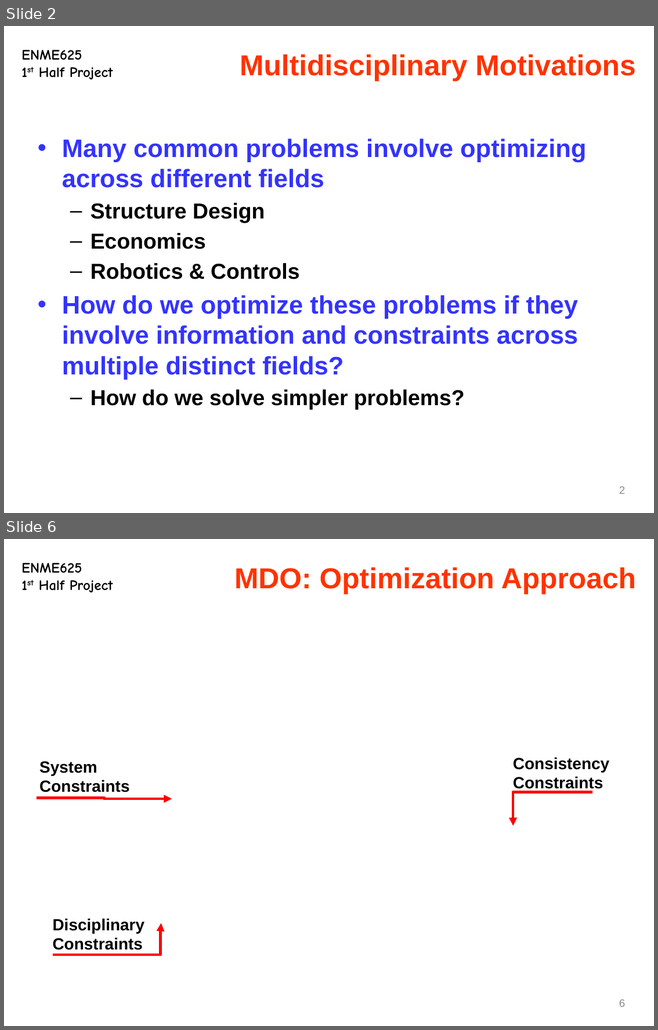
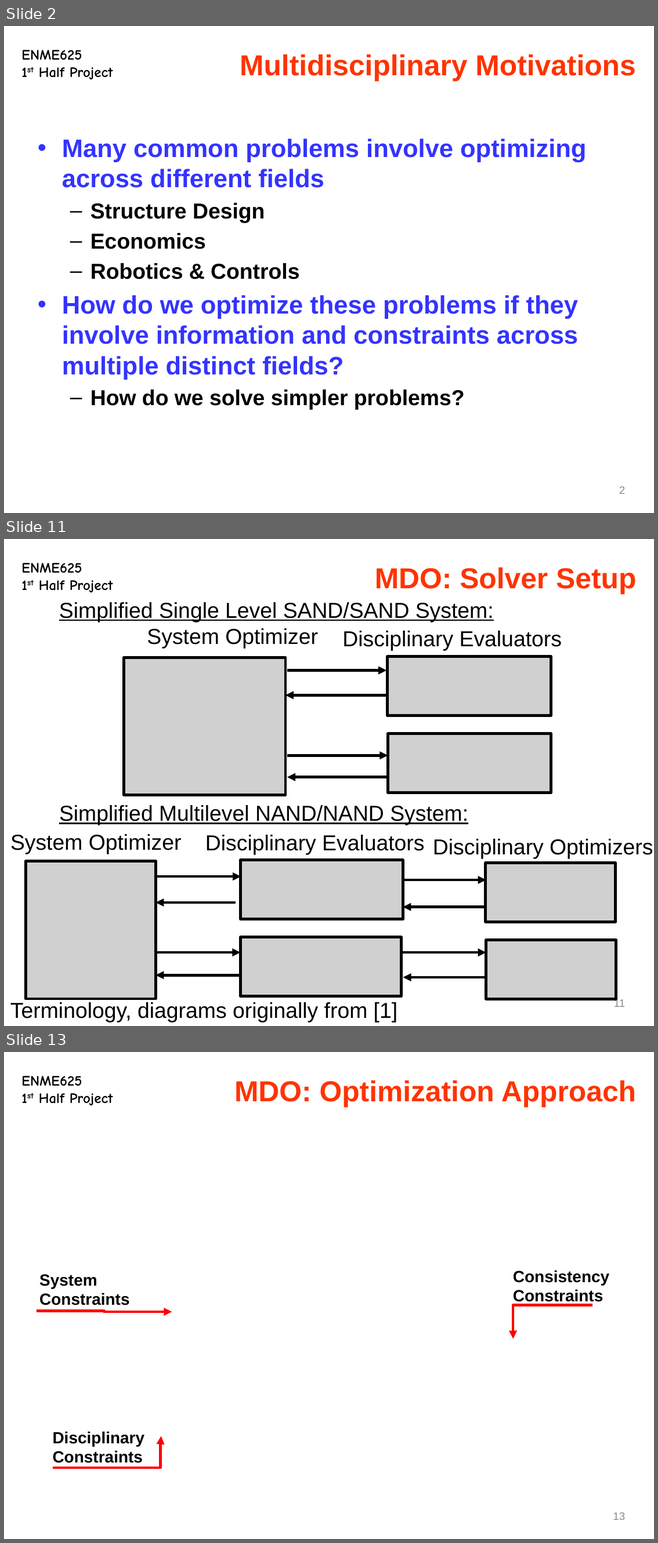
Before and after one commit to hqqen/eeby-deeby, a slide deck: class-work/optimization/project 1/slides.pptx. Shown one above the other, each under a label of ours: slides 2 and 6 before the commit, slides 2, 11 and 13 after it; the slides between them are not shown. The pictures are 658x1030 and 658x1543 pixels, drawn with LibreOffice and Linux fonts; fonts in the diff are those of the drawing; grey boxes stand for pictures. Boxes give left, top, right and bottom in pixels: in the first picture for what was removed or moved away, otherwise in the second. Text is boxed around its words. In the diff, an @@ line names an element or a change of style, - is before the commit and + after.

```diff
--- a/class-work/optimization/project 1/slides.pptx
+++ b/class-work/optimization/project 1/slides.pptx
@@ slide 11 added at [4, 539, 654, 1026], background #FFFFFF; not listed: 1 template element that a slide beside it also shows @@
@@ title added at [375, 567, 636, 594], 32 pt, text #FF3300, bold @@
+MDO: Solver Setup
@@ text added at [59, 602, 494, 622], 24 pt, text #000000, underline @@
+Simplified Single Level SAND/SAND System:
@@ text added at [147, 628, 318, 649], 24 pt, text #000000 @@
+System Optimizer
@@ text added at [342, 631, 561, 650], 24 pt, text #000000 @@
+Disciplinary Evaluators
@@ picture added at [124, 657, 285, 795] @@
@@ picture added at [387, 657, 551, 716] @@
@@ arrow added from (287, 670) to (387, 670), #000000 3 pt @@
@@ arrow added from (389, 696) to (285, 696), #000000 3 pt @@
@@ picture added at [388, 734, 551, 793] @@
@@ arrow added from (287, 755) to (388, 755), #000000 3 pt @@
@@ arrow added from (387, 777) to (287, 777), #000000 3 pt @@
@@ text added at [59, 805, 468, 826], 24 pt, text #000000, underline @@
+Simplified Multilevel NAND/NAND System:
@@ text added at [10, 834, 181, 855], 24 pt, text #000000 @@
+System Optimizer
@@ text added at [205, 835, 424, 855], 24 pt, text #000000 @@
+Disciplinary Evaluators
@@ text added at [433, 839, 652, 859], 24 pt, text #000000 @@
+Disciplinary Optimizers
@@ picture added at [25, 861, 155, 999] @@
@@ picture added at [241, 860, 403, 919] @@
@@ picture added at [485, 863, 615, 922] @@
@@ arrow added from (157, 877) to (241, 877), #000000 3 pt @@
@@ arrow added from (403, 880) to (486, 880), #000000 3 pt @@
@@ arrow added from (235, 903) to (155, 903), #000000 3 pt @@
@@ arrow added from (486, 907) to (403, 907), #000000 3 pt @@
@@ picture added at [241, 937, 401, 996] @@
@@ arrow added from (155, 953) to (241, 953), #000000 3 pt @@
@@ arrow added from (403, 953) to (486, 953), #000000 3 pt @@
@@ picture added at [486, 940, 616, 999] @@
@@ arrow added from (241, 976) to (155, 976), #000000 3 pt @@
@@ arrow added from (486, 977) to (403, 977), #000000 3 pt @@
@@ text added at [10, 1002, 397, 1022], 24 pt, text #000000 @@
+Terminology, diagrams originally from [1]
@@ page number added at [614, 998, 625, 1007], 12 pt, text #8C8C8C @@
+11
@@ what was slide 6 is now slide 13 @@
@@ page number at [612, 1513, 625, 1520]: text changed @@
-6
+13
```
Also in this commit, not shown: 2 slides changed, 8 other slides added, 1 slide removed.
